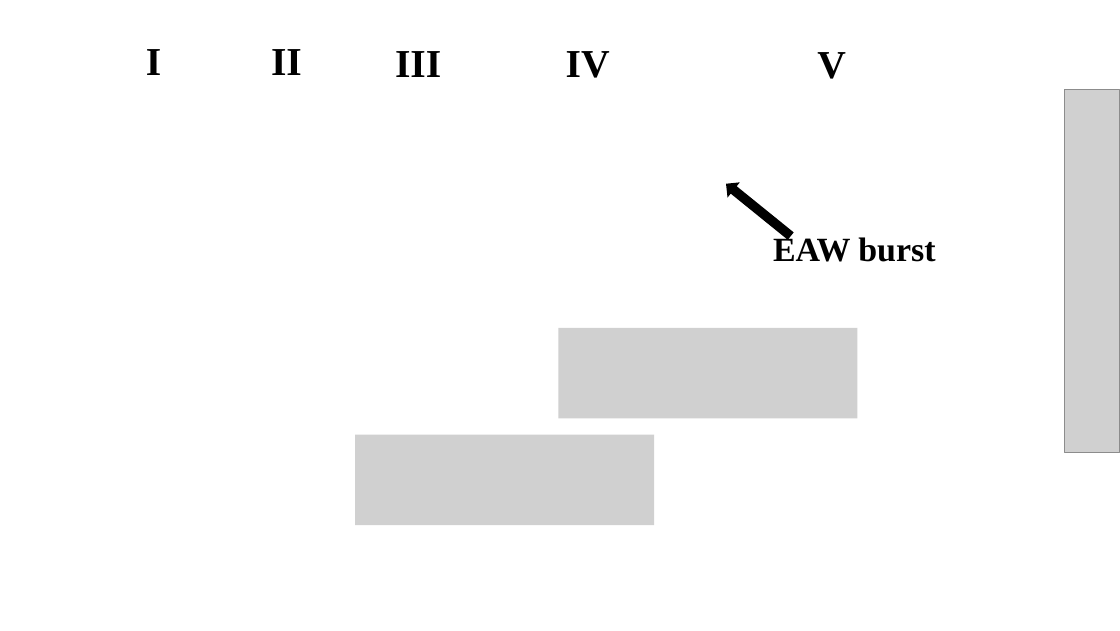
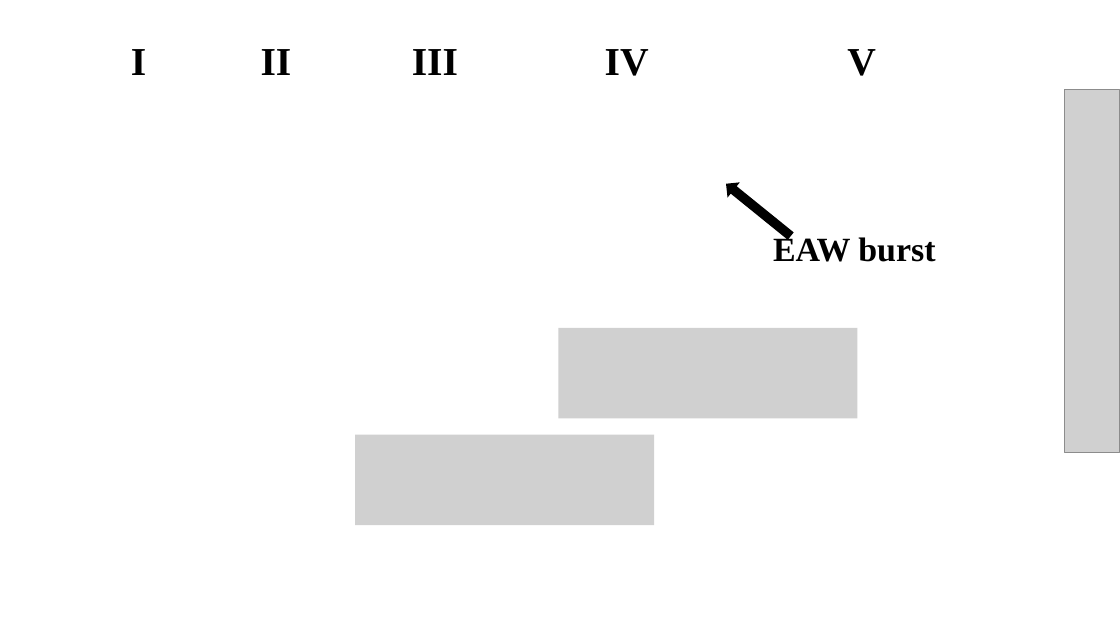
Before and after one commit to Zhuo-Liu/Gkeyll_IAT, a slide deck: slide 1 of Diagnostics/local/Cori/figures/New Microsoft PowerPoint Presentation.pptx. Drawn at 1120x631 pixels with LibreOffice and Linux fonts; fonts in the diff are those of the drawing; grey boxes stand for pictures; background and template pictures are left out. Boxes give left, top, right and bottom in pixels: in the first picture for what was removed or moved away, otherwise in the second. Text is boxed around its words. In the diff, an @@ line names an element or a change of style, - is before the commit and + after.

```diff
--- a/Diagnostics/local/Cori/figures/New Microsoft PowerPoint Presentation.pptx
+++ b/Diagnostics/local/Cori/figures/New Microsoft PowerPoint Presentation.pptx
@@ text "I": place and size @@
-text "I" at (146,49,161,75)
+text "I" at (131,49,146,75)
@@ text "II": place and size @@
-text "II" at (271,49,302,75)
+text "II" at (261,49,292,75)
@@ text "III": place and size @@
-text "III" at (395,51,441,77)
+text "III" at (412,49,458,75)
@@ text "IV": place and size @@
-text "IV" at (566,51,610,78)
+text "IV" at (605,49,649,76)
@@ text "V": place and size @@
-text "V" at (817,52,846,79)
+text "V" at (847,49,876,76)
```
Also in this commit, not shown: 3 other files.
